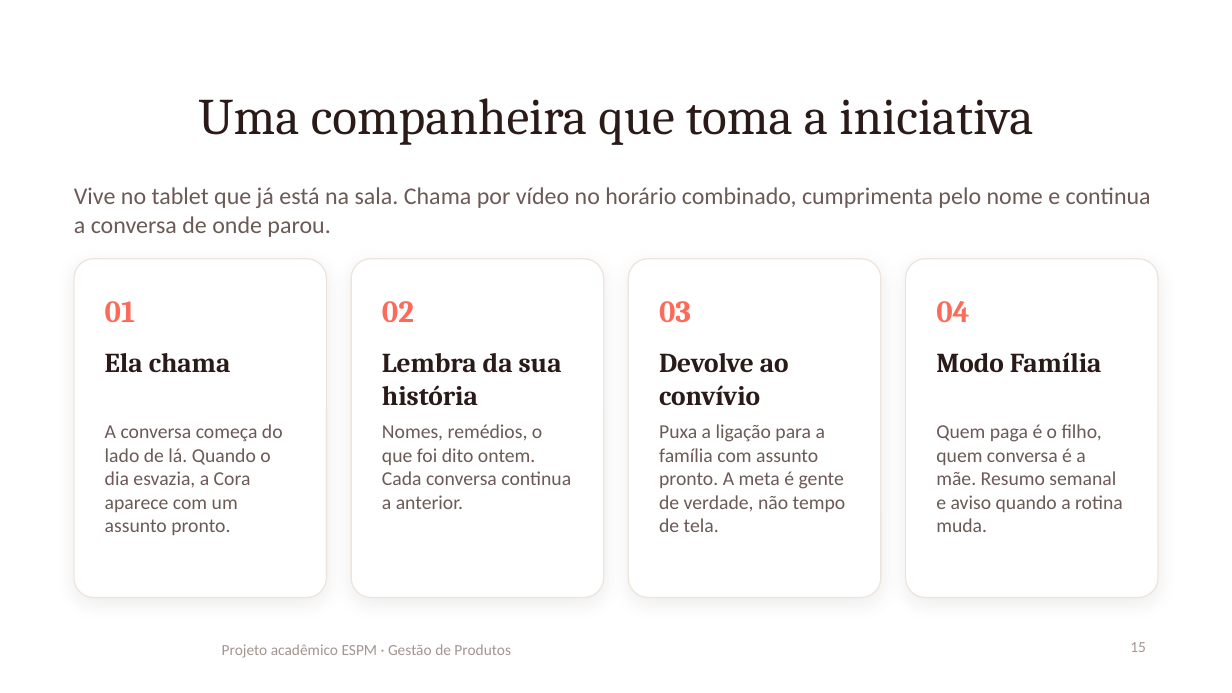
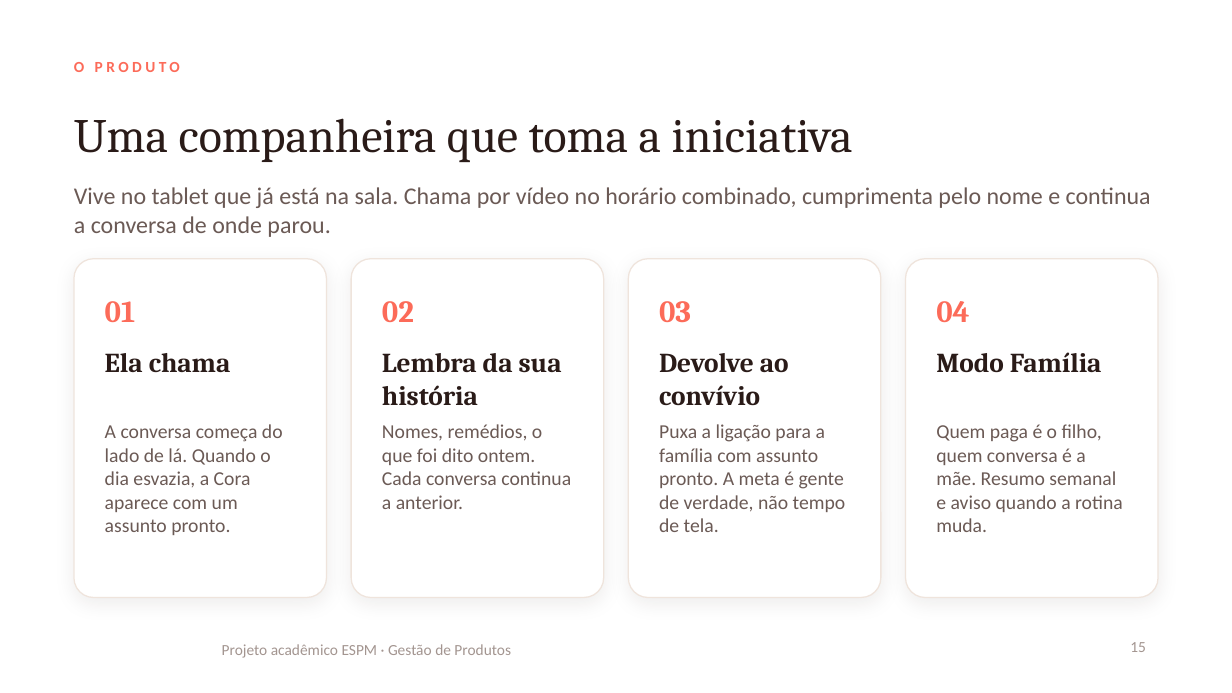
Before and after one commit to ojohnmf-glitch/espm, a slide deck: slide 15 of apresentacao/cora-template.pptx. Drawn at 1232x693 pixels with LibreOffice and Linux fonts; fonts in the diff are those of the drawing; background and template pictures are left out. Boxes give left, top, right and bottom in pixels: in the first picture for what was removed or moved away, otherwise in the second. Text is boxed around its words. In the diff, an @@ line names an element or a change of style, - is before the commit and + after.

```diff
--- a/apresentacao/cora-template.pptx
+++ b/apresentacao/cora-template.pptx
@@ title "Uma companheira que toma a ...": place and size @@
-title "Uma companheira que toma a ..." at (198, 98, 1033, 145)
+title "Uma companheira que toma a ..." at (74, 118, 853, 162)
@@ title "Uma companheira que toma a ..." at (74, 118, 853, 162): size 30 to 28 pt; alignment centre to left @@
@@ text added at (74, 62, 180, 72), 9 pt, text #FC6B59, bold @@
+O PRODUTO
```
Also in this commit, not shown: 11 other slides changed, 2 slides added, 2 slides removed.
